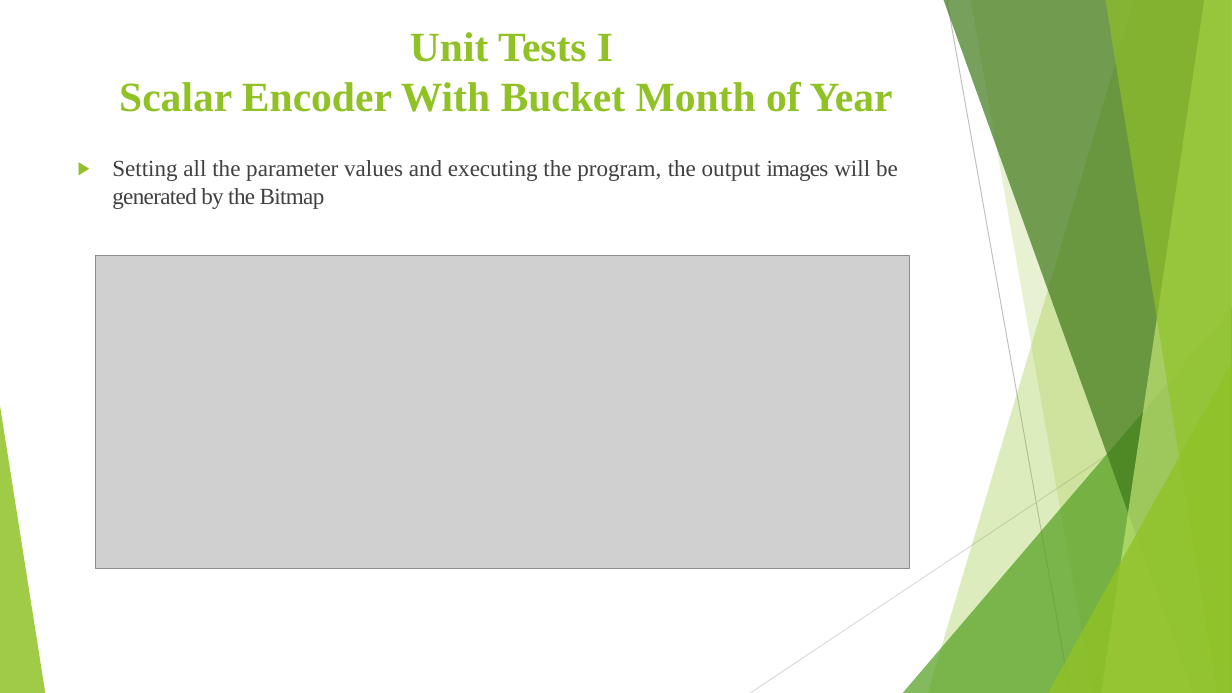
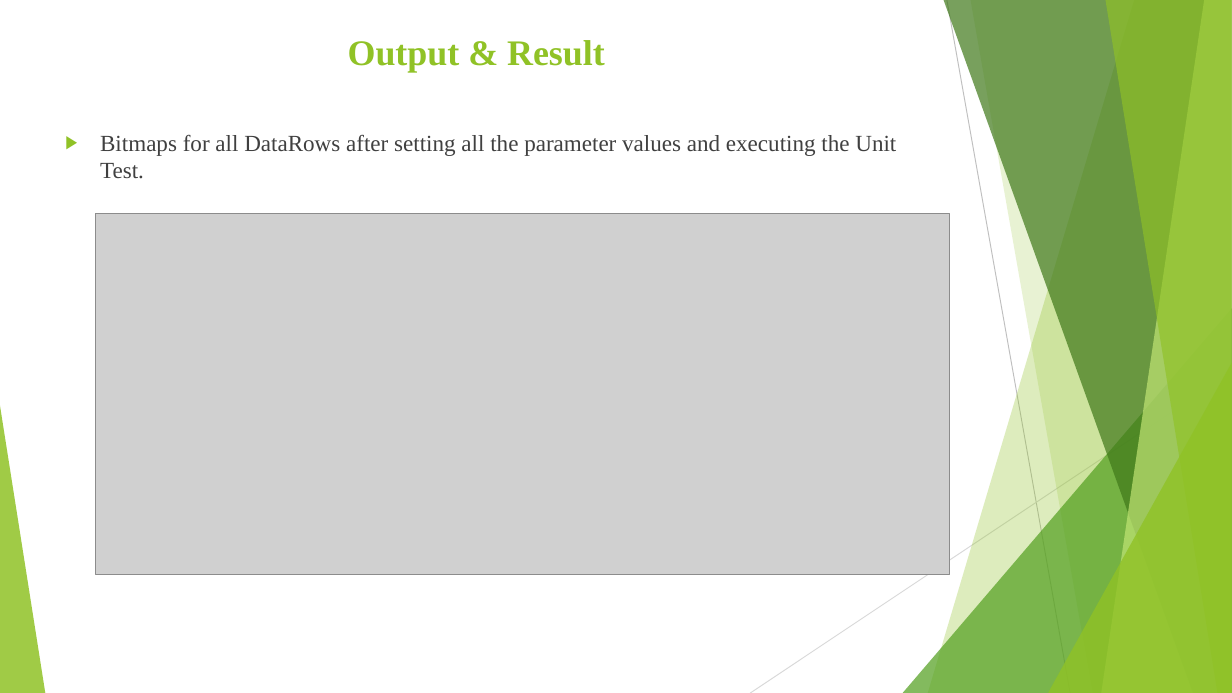
Before and after one commit to AqibJaved123/neocortexapi_Team_ScalarEncoder, a slide deck: slide 8 of source/Team_ScalarEcoder_Documentation/Scalar Encoder with Buckets (1).pptx (slide 7 before the commit). Drawn at 1232x693 pixels with LibreOffice and Linux fonts; fonts in the diff are those of the drawing; grey boxes stand for pictures. Boxes give left, top, right and bottom in pixels: in the first picture for what was removed or moved away, otherwise in the second. Text is boxed around its words. In the diff, an @@ line names an element or a change of style, - is before the commit and + after.

```diff
--- a/source/Team_ScalarEcoder_Documentation/Scalar Encoder with Buckets (1).pptx
+++ b/source/Team_ScalarEcoder_Documentation/Scalar Encoder with Buckets (1).pptx
@@ title at (348,40,605,72): text changed; size 32.4 to 28 pt @@
-Unit Tests I
-Scalar Encoder With Bucket Month of Year
+Output & Result
@@ text at (100,134,896,179): text changed @@
-▶ Setting all the parameter values and executing the program, the output images will be generated by the Bitmap
+▶ Bitmaps for all DataRows after setting all the parameter values and executing the Unit Test.
@@ picture: place and size @@
-picture at (96,255,910,568)
+picture at (96,213,950,575)
```
Also in this commit, not shown: 2 other slides changed, 17 slides added, 4 slides removed, 1 other file.
